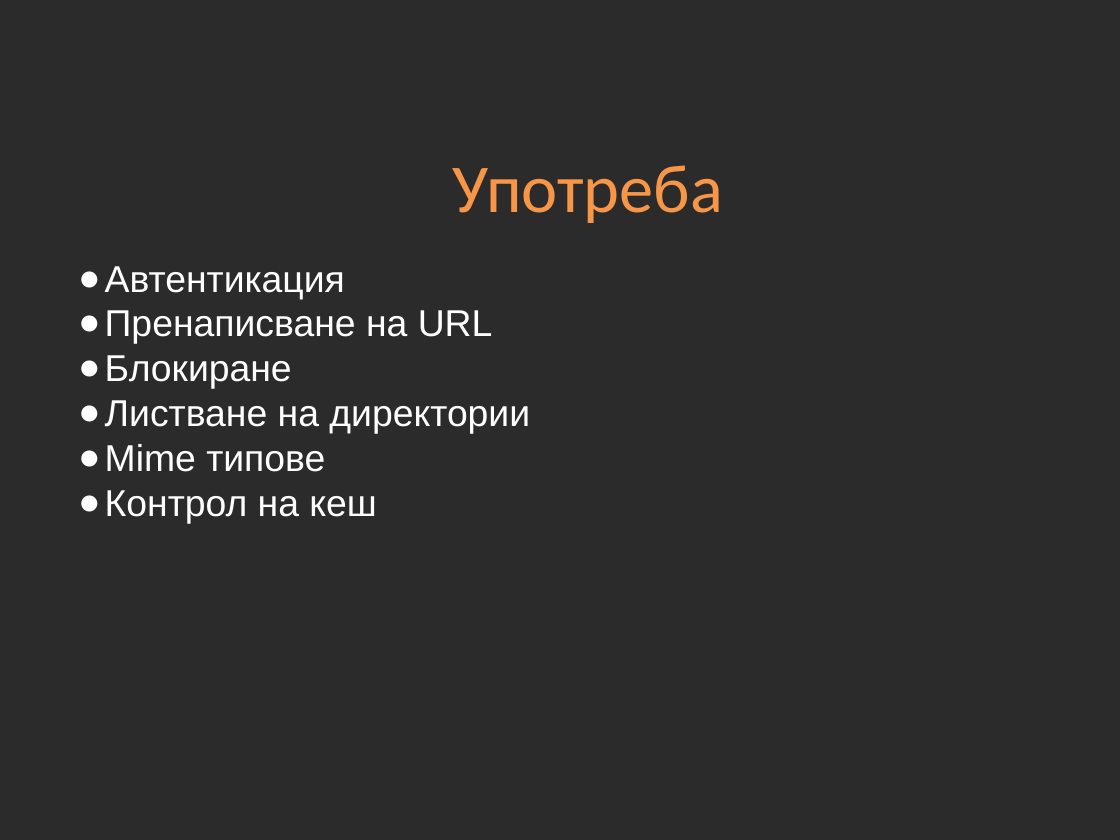
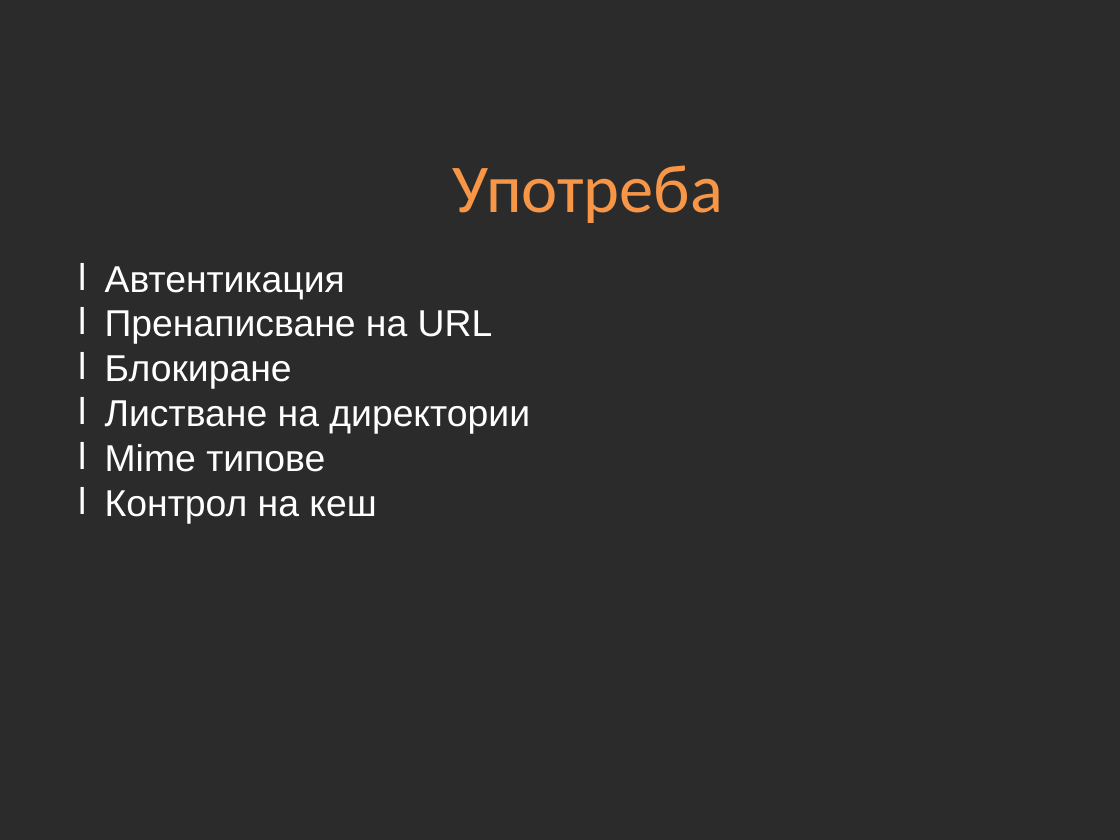
Before and after one commit to Academy-Soft-Intellect/PHP-MySQL-Course, a slide deck: slide 3 of slides/15.SMALL-POLISHINGS.pptx. Drawn at 1120x840 pixels with LibreOffice and Linux fonts; fonts in the diff are those of the drawing; background and template pictures are left out; a plain dark background stands for a picture behind light text. Boxes give left, top, right and bottom in pixels: in the first picture for what was removed or moved away, otherwise in the second. Text is boxed around its words. In the diff, an @@ line names an element or a change of style, - is before the commit and + after.

```diff
--- a/slides/15.SMALL-POLISHINGS.pptx
+++ b/slides/15.SMALL-POLISHINGS.pptx
@@ text "Автентикация" at bbox=[105, 266, 530, 523]: bullet ● to l @@
```
Also in this commit, not shown: 3 other slides changed, 18 other files.
